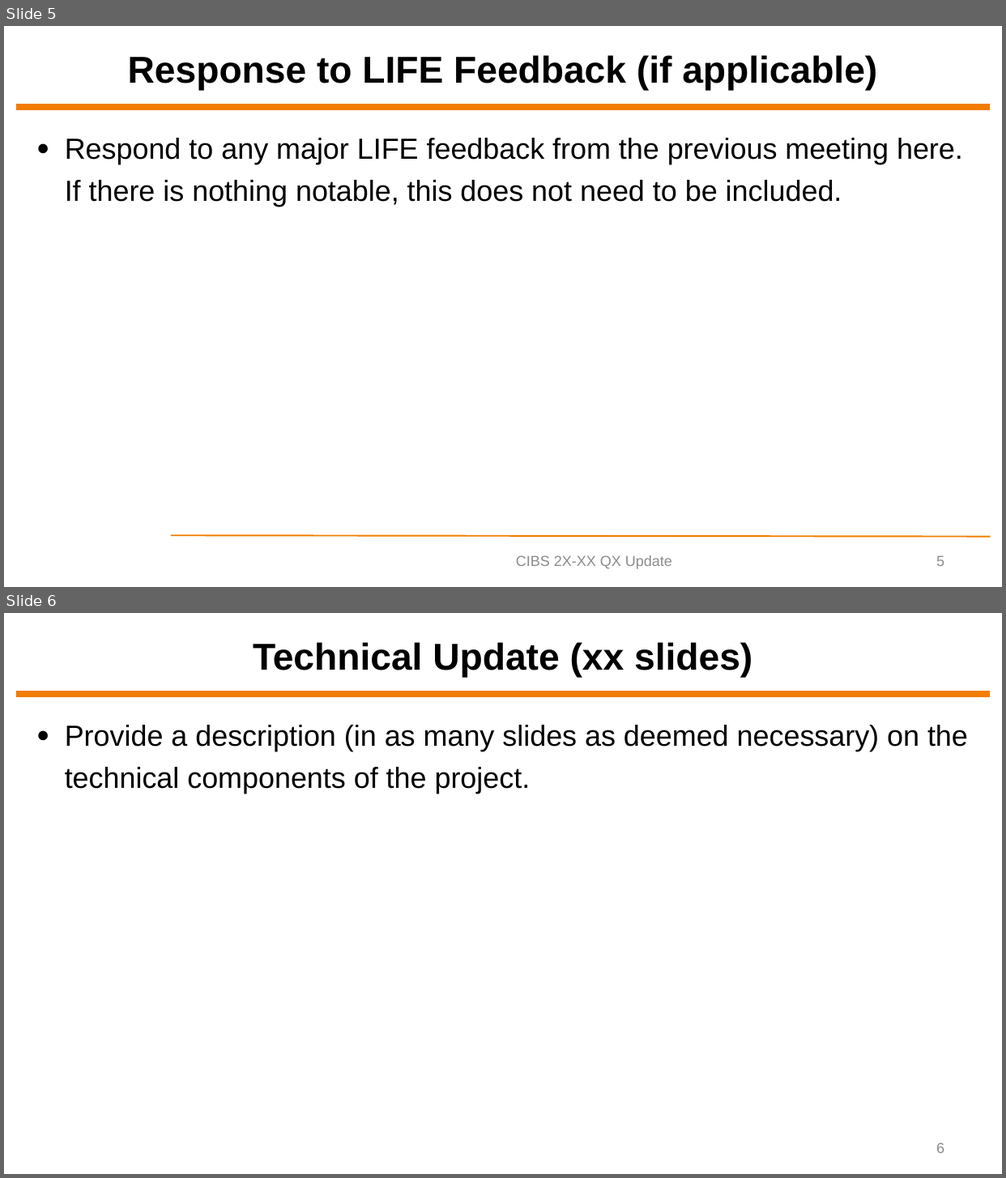
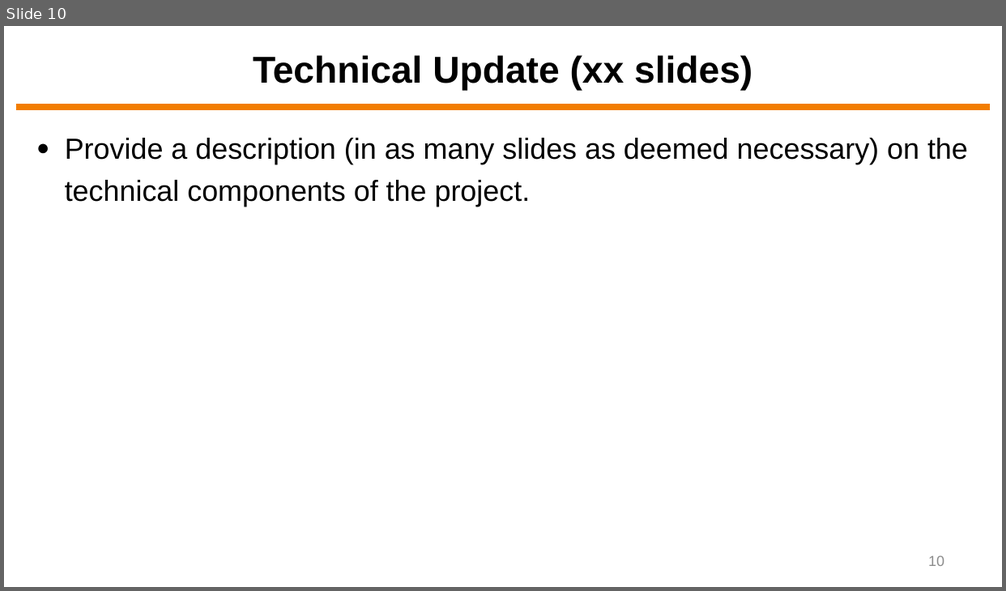
Before and after one commit to ytrivedi315/Final-Project-Yash-Trivedi, a slide deck: Final Presentation/ECEN5743 Final Project Presentation - YT.pptx. Shown one above the other, each under a label of ours: slides 5 and 6 before the commit, slide 10 after it. The pictures are 1006x1178 and 1006x591 pixels, drawn with LibreOffice and Linux fonts; fonts in the diff are those of the drawing; background and template pictures are left out. Boxes give left, top, right and bottom in pixels: in the first picture for what was removed or moved away, otherwise in the second. Text is boxed around its words. In the diff, an @@ line names an element or a change of style, - is before the commit and + after.

```diff
--- a/Final Presentation/ECEN5743 Final Project Presentation - YT.pptx
+++ b/Final Presentation/ECEN5743 Final Project Presentation - YT.pptx
@@ slide 5 removed at [4, 26, 1002, 587], background #FFFFFF; not listed: 1 template element that a slide beside it also shows @@
@@ title removed at [128, 55, 877, 91] @@
-Response to LIFE Feedback (if applicable)
@@ text removed at [65, 138, 963, 207] @@
-● Respond to any major LIFE feedback from the previous meeting here. If there is nothing notable, this does not need to be included.
@@ line removed from (171, 535) to (990, 536) @@
@@ text removed at [516, 556, 672, 570] @@
-CIBS 2X-XX QX Update
@@ page number removed at [936, 556, 944, 566] @@
-5
@@ what was slide 6 is now slide 10 @@
@@ page number at [928, 556, 944, 566]: text changed @@
-6
+10
```
Also in this commit, not shown: 9 slides added, 9 other slides removed, 11 other files.
